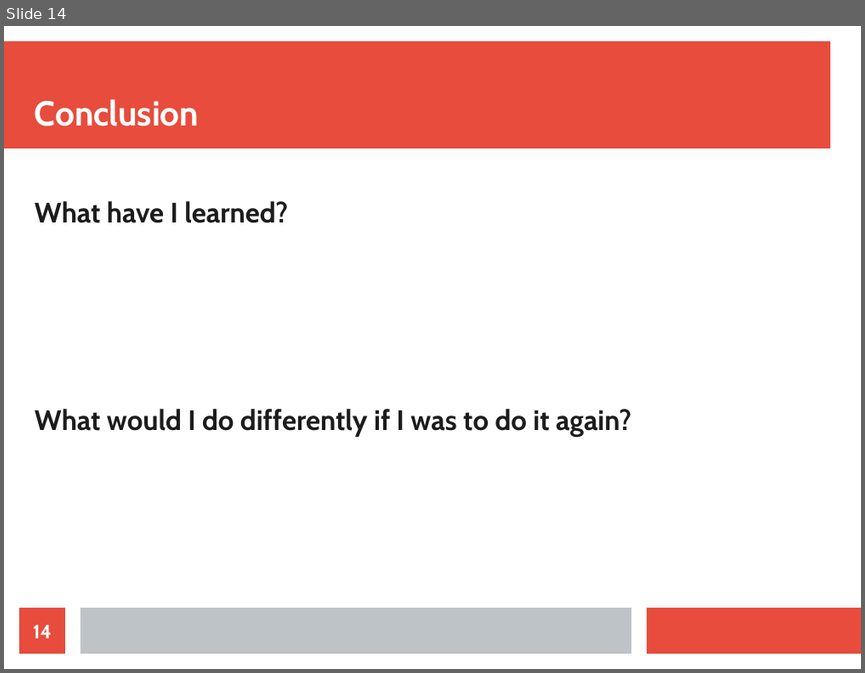
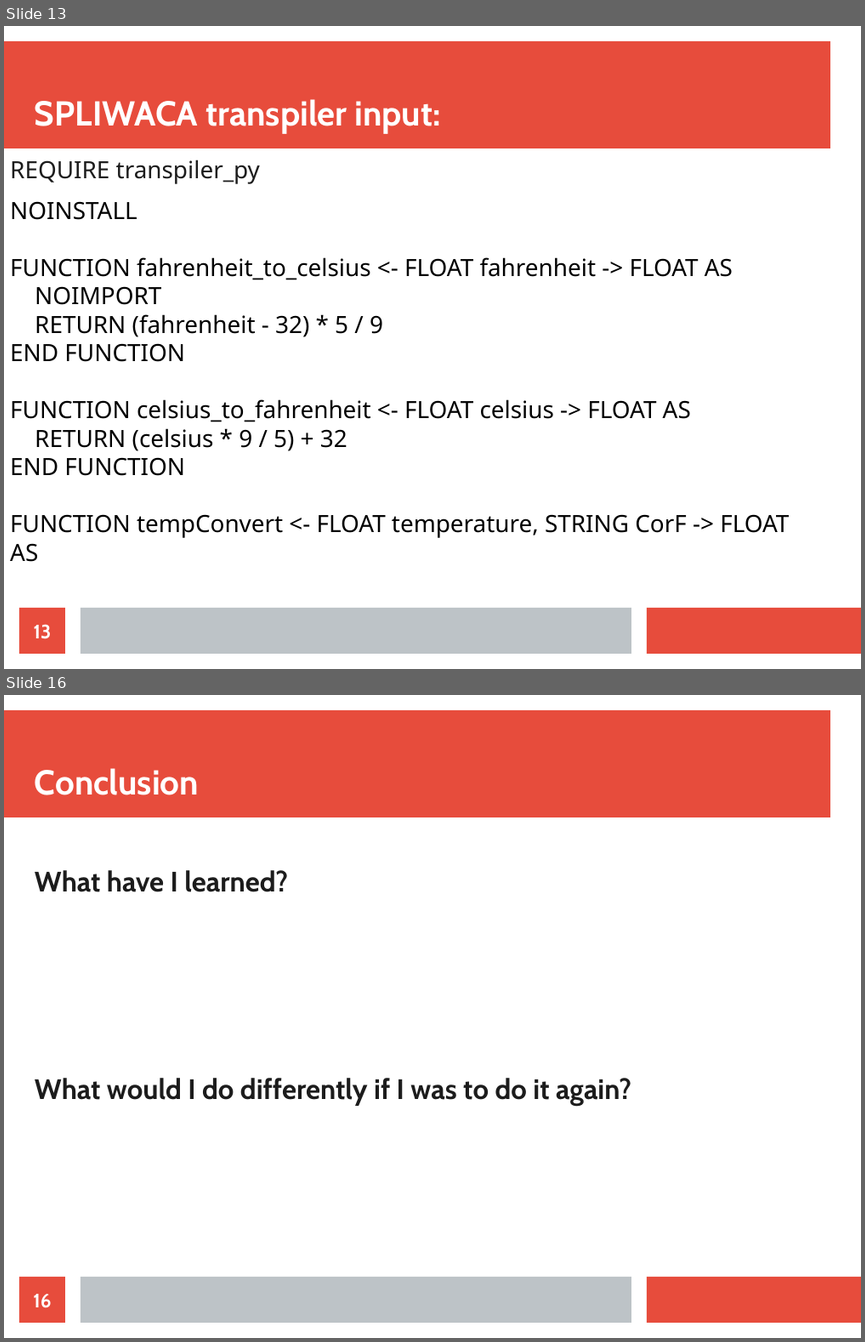
Before and after one commit to Doctor5555/SPLIWACA-CPP-Interpreter-transpiler, a slide deck: Notes/Final presentation.odp. Shown one above the other, each under a label of ours: slide 14 before the commit, slides 13 and 16 after it; the slides between them are not shown. The pictures are 865x673 and 865x1342 pixels, drawn with LibreOffice and Linux fonts; fonts in the diff are those of the drawing. Boxes give left, top, right and bottom in pixels: in the first picture for what was removed or moved away, otherwise in the second. Text is boxed around its words. In the diff, an @@ line names an element or a change of style, - is before the commit and + after.

```diff
--- a/Notes/Final presentation.odp
+++ b/Notes/Final presentation.odp
@@ slide 13 added at (4,26,861,669), background #FFFFFF; not listed: 3 template elements that a slide beside it also shows @@
@@ title added at (35,99,441,134), 32 pt, text #FFFFFF, bold @@
+SPLIWACA transpiler input:
@@ text added at (10,159,789,562), 22 pt, text #000000 @@
+REQUIRE transpiler_py
+NOINSTALL
+FUNCTION fahrenheit_to_celsius <- FLOAT fahrenheit -> FLOAT AS
+NOIMPORT
+RETURN (fahrenheit - 32) * 5 / 9
+END FUNCTION
+FUNCTION celsius_to_fahrenheit <- FLOAT celsius -> FLOAT AS
+RETURN (celsius * 9 / 5) + 32
+END FUNCTION
+FUNCTION tempConvert <- FLOAT temperature, STRING CorF -> FLOAT AS
@@ page number added at (19,607,65,653), fill #E74C3C, 18 pt, text #FFFFFF, bold @@
+13
@@ what was slide 14 is now slide 16 @@
@@ page number at (33,1293,51,1308): text changed @@
-14
+16
```
Also in this commit, not shown: 6 slides changed, 2 other slides added, 1 slide removed, 4 other files.
